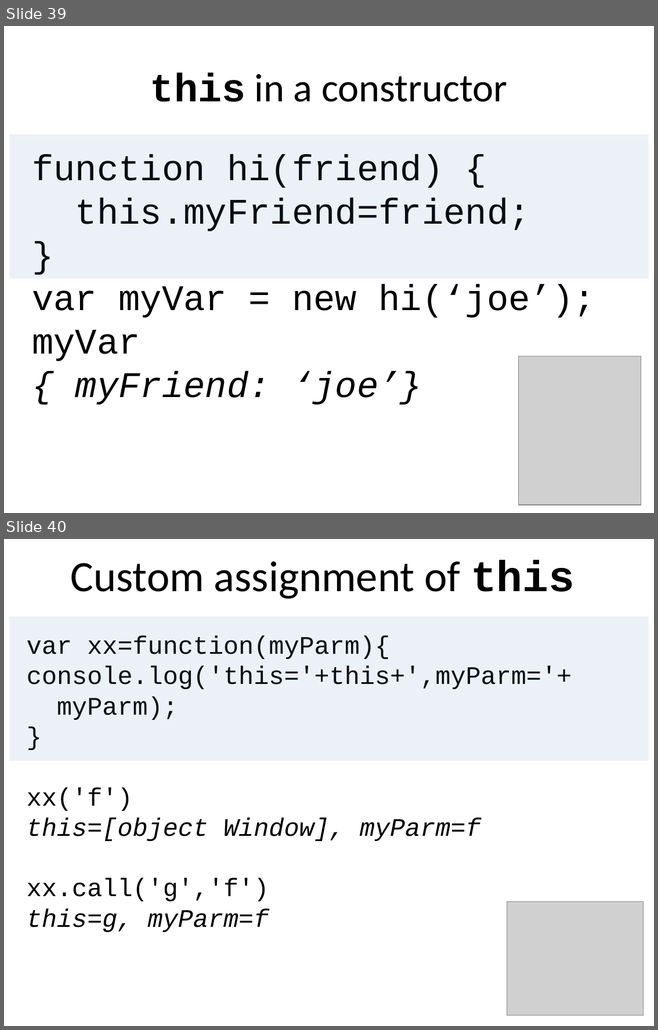
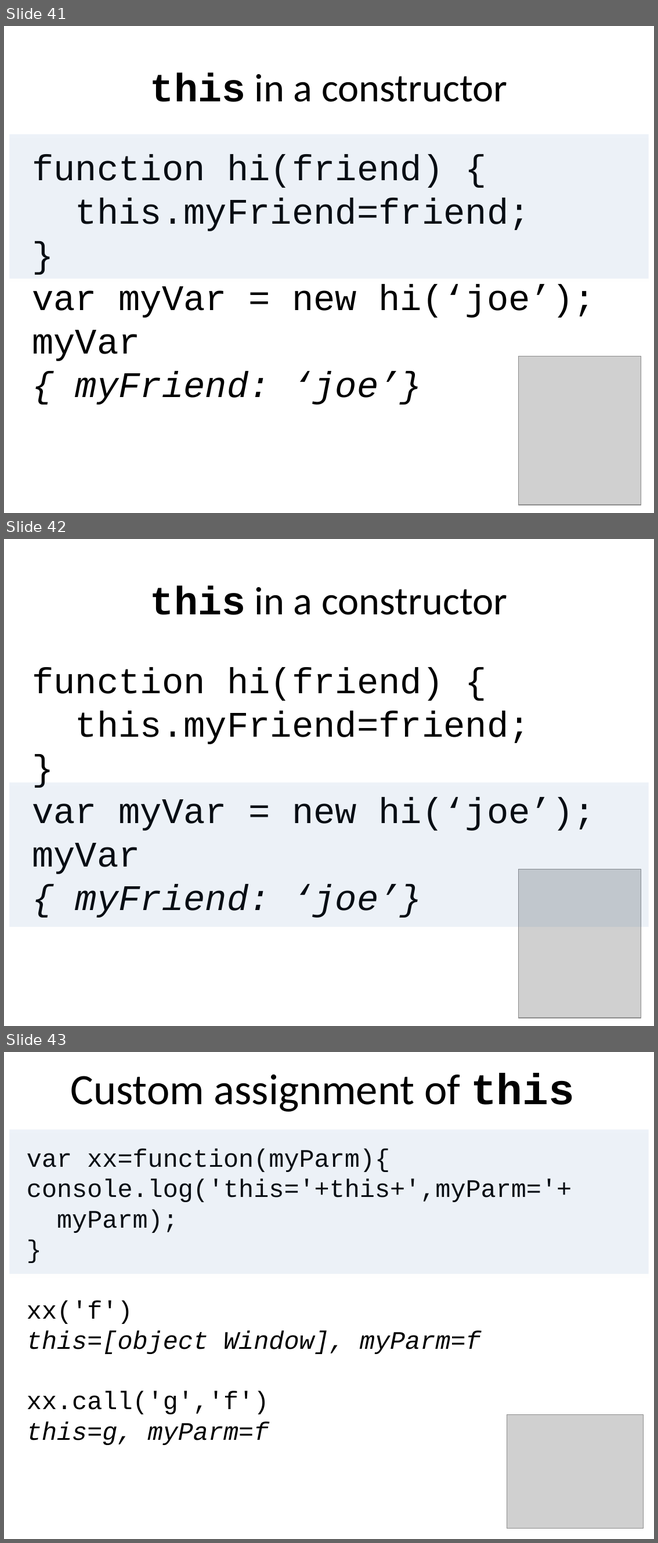
Before and after one commit to benralexander/lv, a slide deck: myD3_latest_c.ppt. Shown one above the other, each under a label of ours: slides 39 and 40 before the commit, slides 41, 42 and 43 after it. The pictures are 658x1030 and 658x1543 pixels, drawn with LibreOffice and Linux fonts; fonts in the diff are those of the drawing; grey boxes stand for pictures. Boxes give left, top, right and bottom in pixels: in the first picture for what was removed or moved away, otherwise in the second. Text is boxed around its words. In the diff, an @@ line names an element or a change of style, - is before the commit and + after.

```diff
--- a/myD3_latest_c.ppt
+++ b/myD3_latest_c.ppt
@@ slide 42 added at [4,539,654,1026], background #FFFFFF @@
@@ title added at [150,586,507,615], 44 pt, text #000000 @@
+this in a constructor
@@ text added at [32,668,595,918], 40 pt, text #000000 @@
+function hi(friend) {
+this.myFriend=friend;
+}
+var myVar = new hi(‘joe’);
+myVar
+{ myFriend: ‘joe’}
@@ rectangle added at [9,783,648,927], fill #4F81BD at 10% opacity @@
@@ picture added at [518,869,641,1017] @@
@@ what was slide 39 is now slide 41 @@
@@ what was slide 40 is now slide 43 @@
```
Also in this commit, not shown: 10 slides changed, 2 other slides added, 4 other files.
